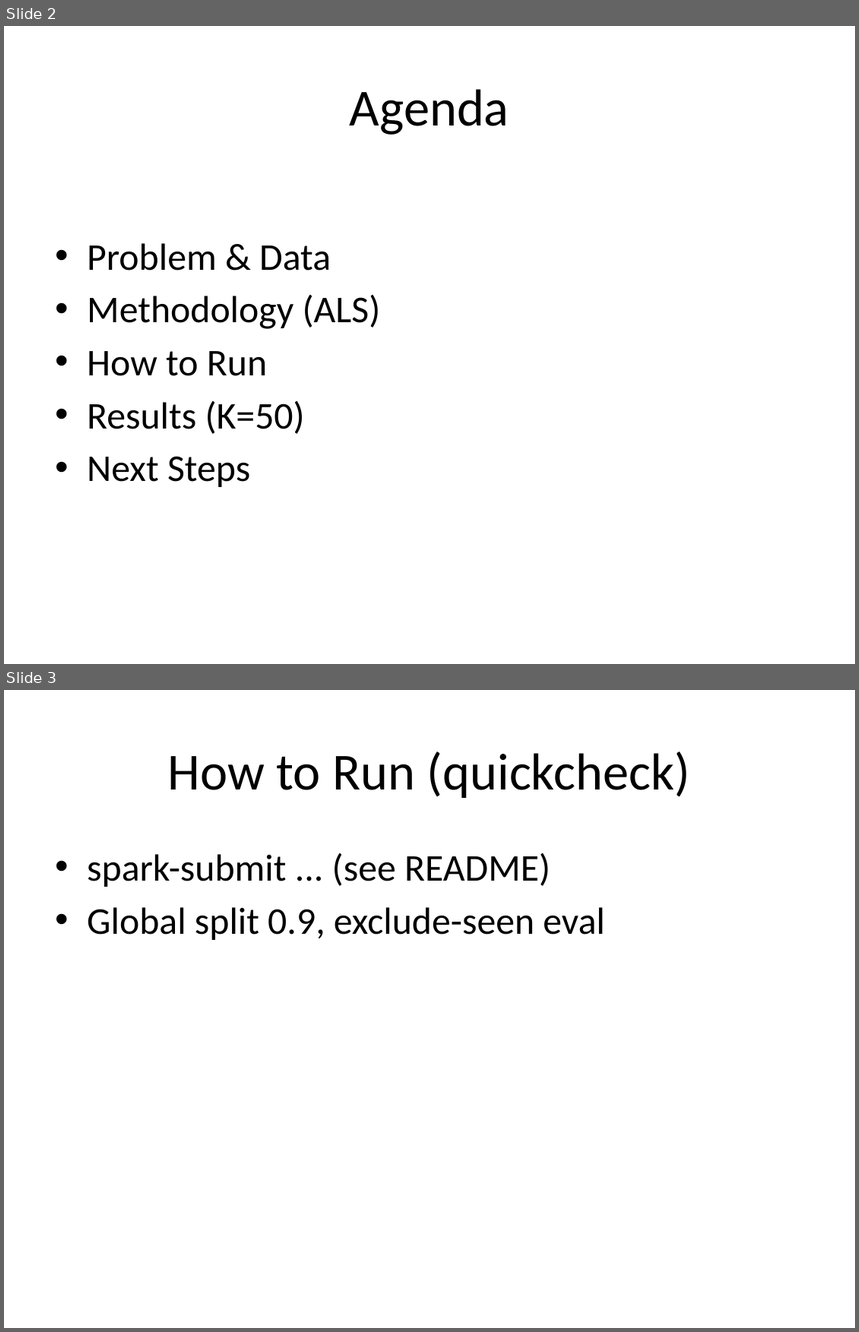
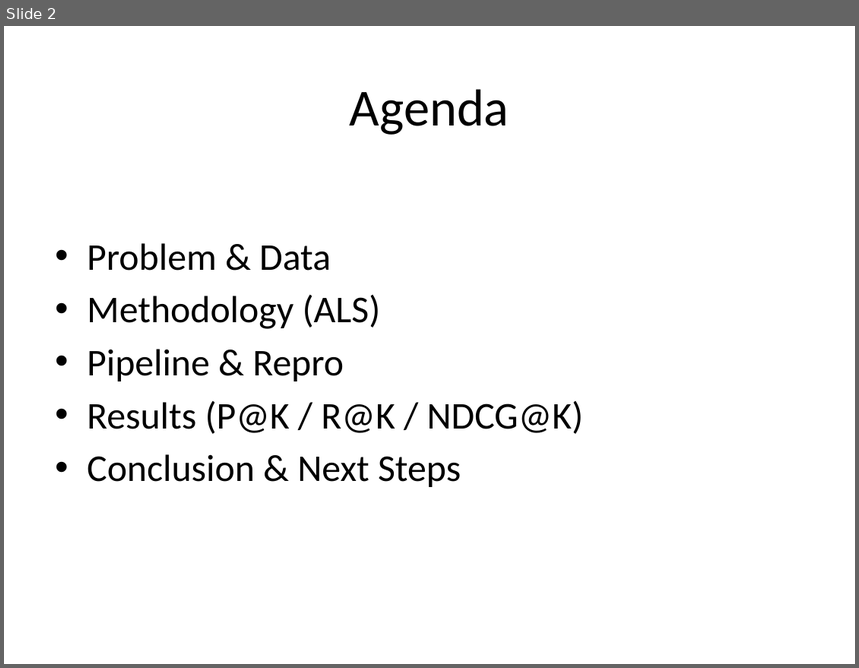
Before and after one commit to MET-CS-777/cs777-final-project-sri99-svg, a slide deck: SLIDES.pptx. Shown one above the other, each under a label of ours: slides 2 and 3 before the commit, slide 2 after it. The pictures are 859x1332 and 859x668 pixels, drawn with LibreOffice and Linux fonts; fonts in the diff are those of the drawing. Boxes give left, top, right and bottom in pixels: in the first picture for what was removed or moved away, otherwise in the second. Text is boxed around its words. In the diff, an @@ line names an element or a change of style, - is before the commit and + after.

```diff
--- a/SLIDES.pptx
+++ b/SLIDES.pptx
@@ slide 3 removed at box(4, 690, 855, 1328), background #FFFFFF @@
@@ title removed at box(168, 752, 690, 798) @@
-How to Run (quickcheck)
@@ text removed at box(87, 853, 605, 940) @@
-• spark-submit ... (see README)
-• Global split 0.9, exclude-seen eval
@@ slide 2 changed as well @@
@@ text at box(87, 349, 584, 487): text changed @@
-• How to Run
-• Results (K=50)
-• Next Steps
+• Pipeline & Repro
+• Results (P@K / R@K / NDCG@K)
+• Conclusion & Next Steps
```
Also in this commit, not shown: 3 other slides changed, 4 slides added, 2 other files.
